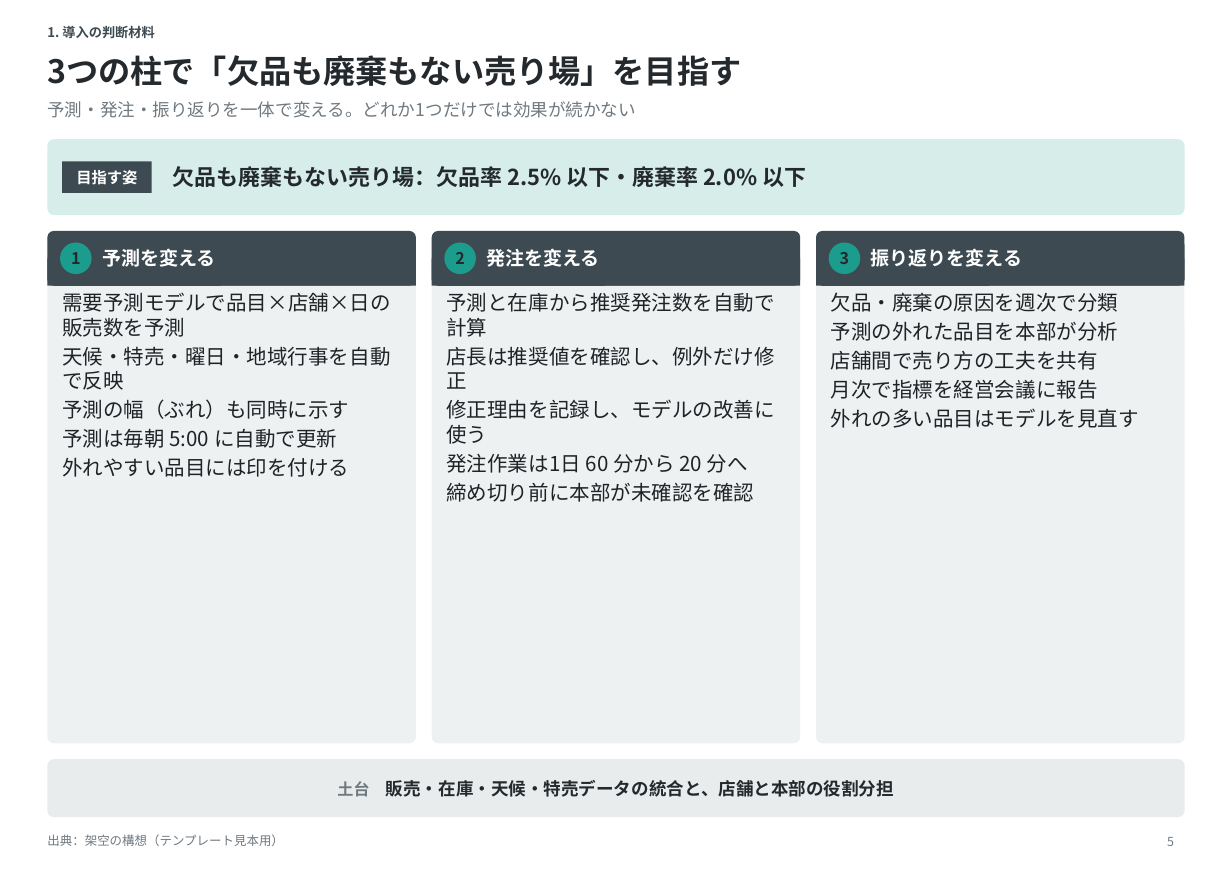
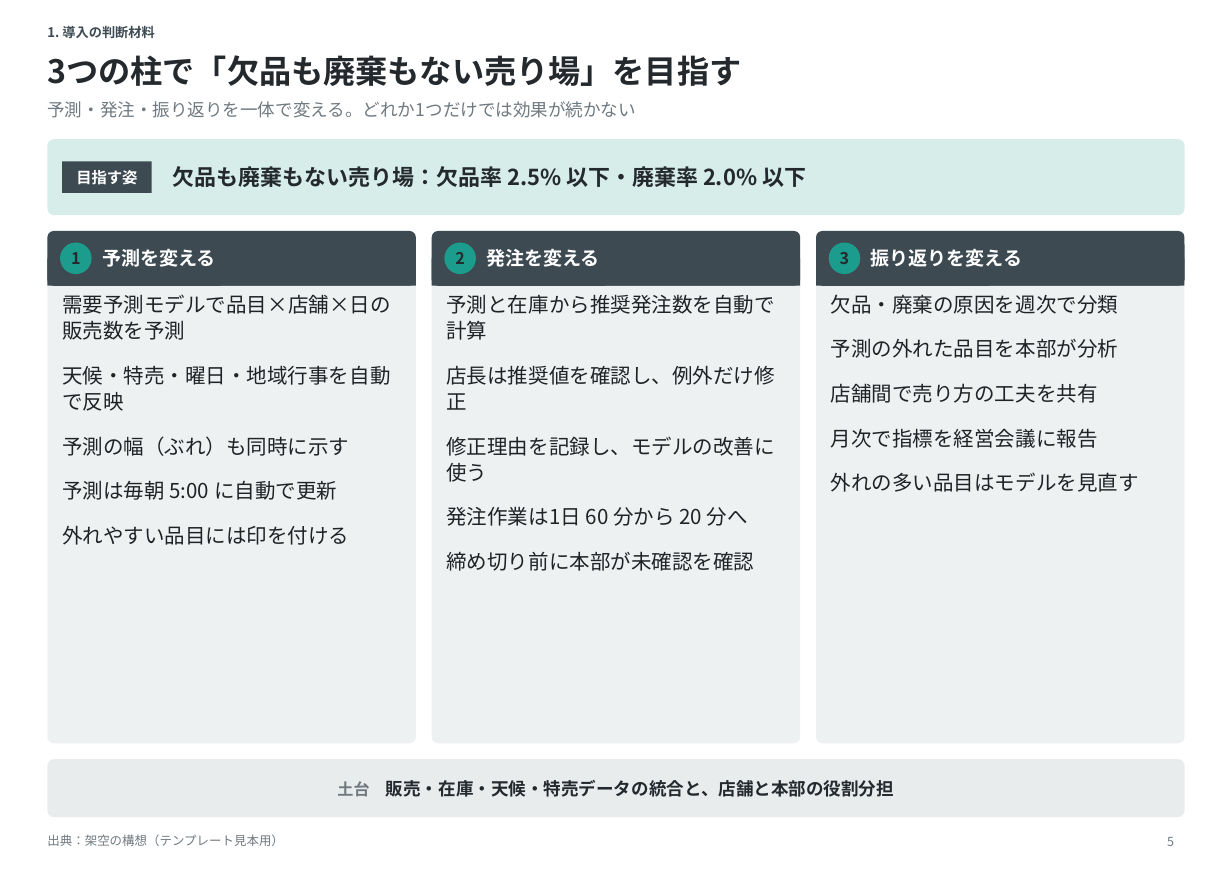
Before and after one commit to sibyl2501/claude_pptx_making, a slide deck: slide 5 of dist/catalog.pptx. Drawn at 1232x872 pixels with LibreOffice and Linux fonts; fonts in the diff are those of the drawing. Boxes give left, top, right and bottom in pixels: in the first picture for what was removed or moved away, otherwise in the second. Text is boxed around its words. In the diff, an @@ line names an element or a change of style, - is before the commit and + after.

```diff
--- a/dist/catalog.pptx
+++ b/dist/catalog.pptx
@@ line spacing 1 to 1.07; more space between paragraphs in 3 elements at (62,294,391,545), (446,294,774,571), (831,294,1139,492) @@
```
Also in this commit, not shown: 20 other slides changed, 25 other files.
